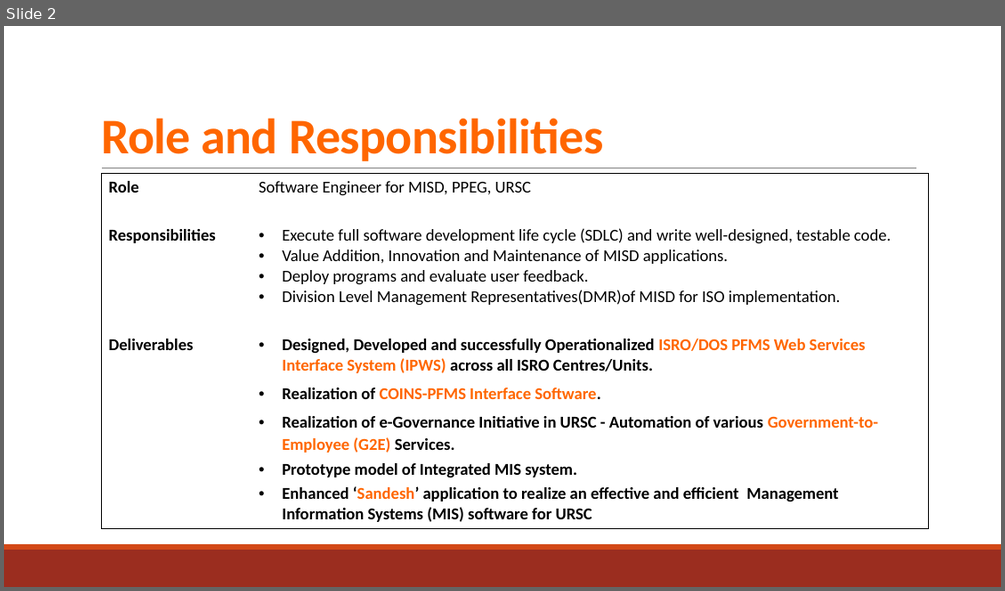
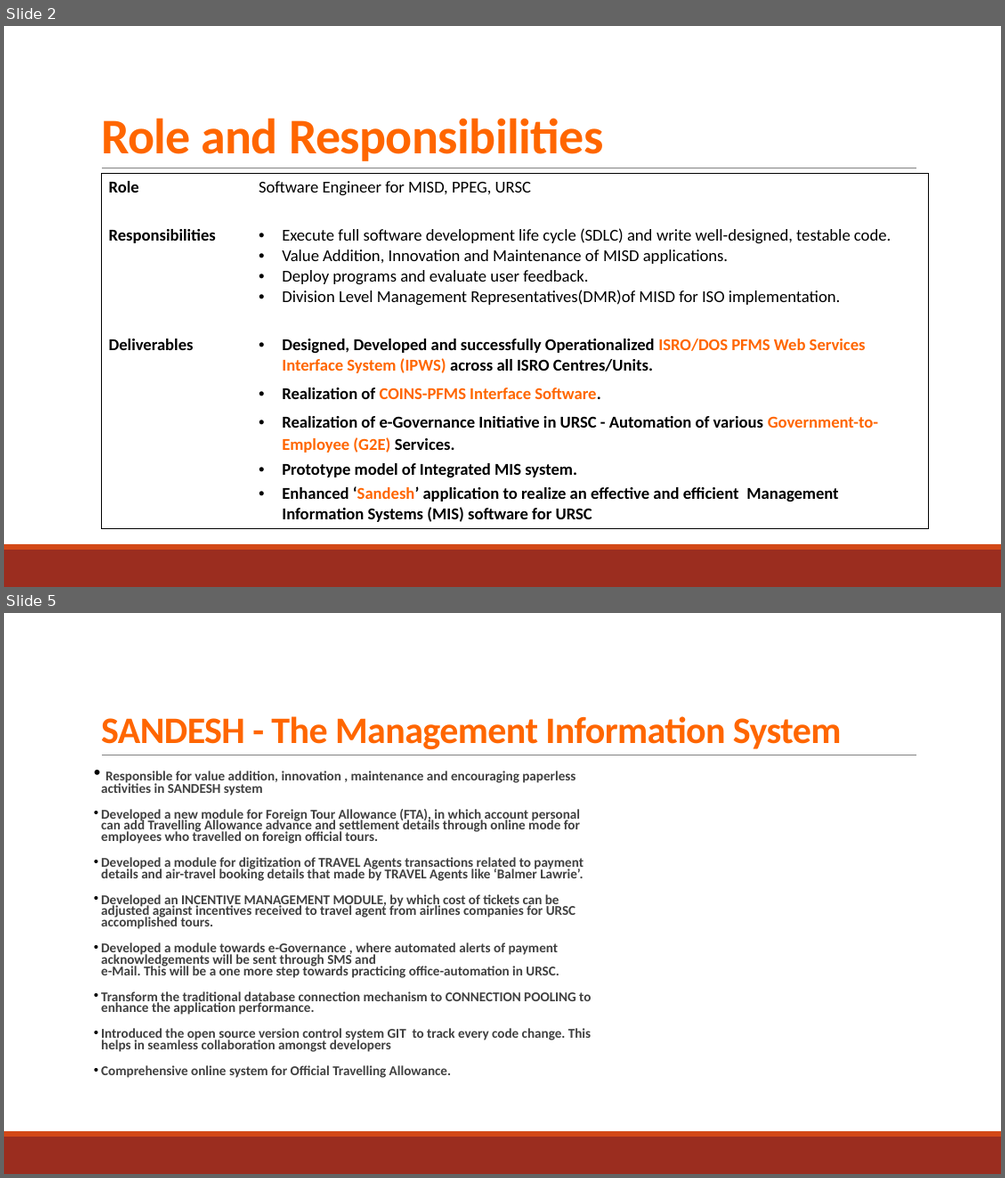
Before and after one commit to NavdeepGarg/DPC_Repo, a slide deck: handOutSources/navdeep.pptx. Shown one above the other, each under a label of ours: slide 2 before the commit, slides 2 and 5 after it; the slides between them are not shown. The pictures are 1005x591 and 1005x1178 pixels, drawn with LibreOffice and Linux fonts; fonts in the diff are those of the drawing. Boxes give left, top, right and bottom in pixels: in the first picture for what was removed or moved away, otherwise in the second. Text is boxed around its words. In the diff, an @@ line names an element or a change of style, - is before the commit and + after.

```diff
--- a/handOutSources/navdeep.pptx
+++ b/handOutSources/navdeep.pptx
@@ slide 5 added at (x1=4, y1=613, x2=1001, y2=1174), background #FFFFFF; not listed: 3 template elements that a slide beside it also shows @@
@@ title added at (x1=101, y1=716, x2=841, y2=749), 36 pt, text #FF6600, bold @@
+SANDESH - The Management Information System
@@ text added at (x1=101, y1=771, x2=591, y2=1078), 12.9 pt, text #404040, bold @@
+• Responsible for value addition, innovation , maintenance and encouraging paperless activities in SANDESH system
+• Developed a new module for Foreign Tour Allowance (FTA), in which account personal can add Travelling Allowance advance and settlement details through online mode for employees who travelled on foreign official tours.
+• Developed a module for digitization of TRAVEL Agents transactions related to payment details and air-travel booking details that made by TRAVEL Agents like ‘Balmer Lawrie’.
+• Developed an INCENTIVE MANAGEMENT MODULE, by which cost of tickets can be adjusted against incentives received to travel agent from airlines companies for URSC accomplished tours.
+• Developed a module towards e-Governance , where automated alerts of payment acknowledgements will be sent through SMS and
+  e-Mail. This will be a one more step towards practicing office-automation in URSC.
+• Transform the traditional database connection mechanism to CONNECTION POOLING to enhance the application performance.
+• Introduced the open source version control system GIT to track every code change. This helps in seamless collaboration amongst developers
+• Comprehensive online system for Official Travelling Allowance.
```
Also in this commit, not shown: 1 slide changed, 2 other slides added, 4 other files.
